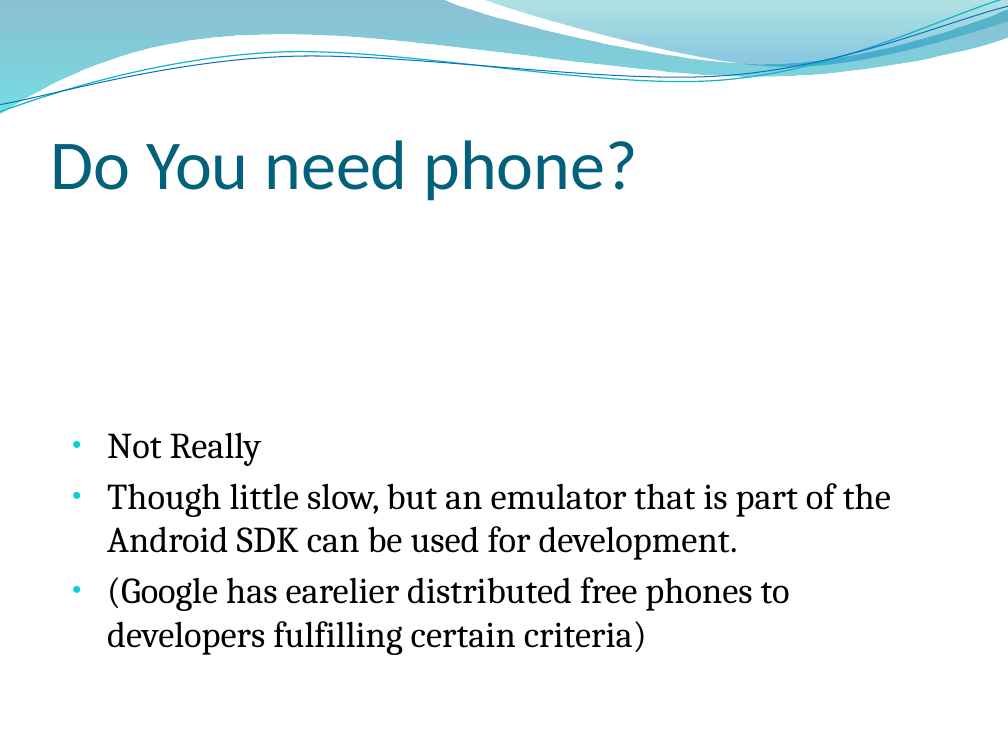
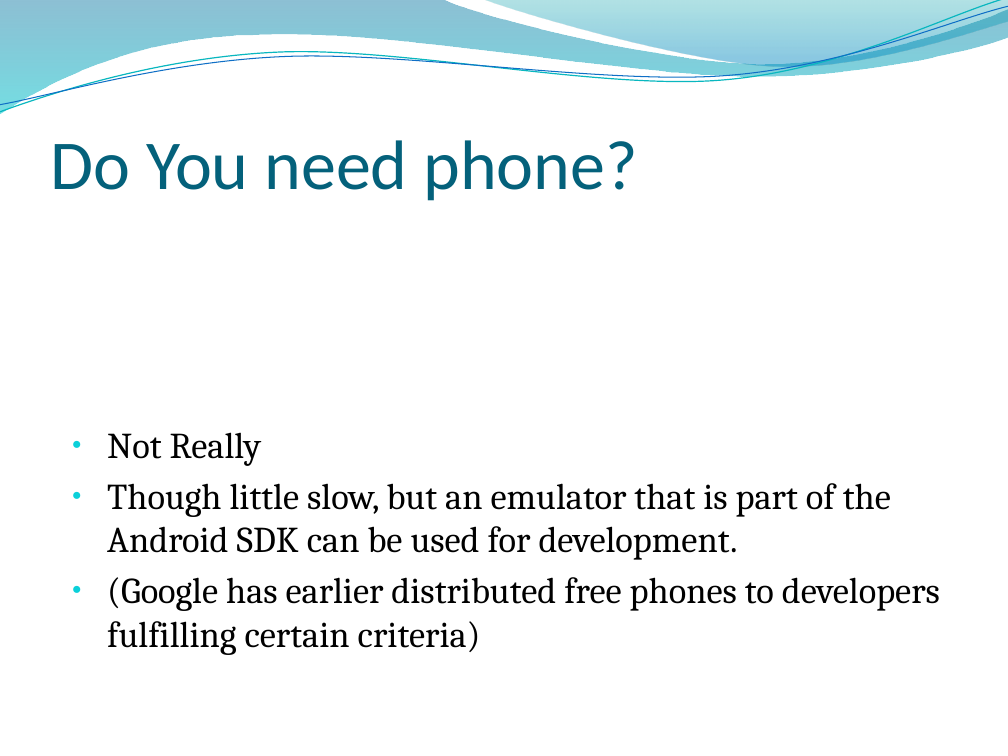
Before and after one commit to melbjvm/android101, a slide deck: slide 10 of Android 101.pptx (slide 9 before the commit). Drawn at 1008x756 pixels with LibreOffice and Linux fonts; fonts in the diff are those of the drawing. Boxes give left, top, right and bottom in pixels: in the first picture for what was removed or moved away, otherwise in the second. Text is boxed around its words. In the diff, an @@ line names an element or a change of style, - is before the commit and + after.

```diff
--- a/Android 101.pptx
+++ b/Android 101.pptx
@@ text at bbox=[107, 577, 940, 655]: text changed @@
-● (Google has earelier distributed free phones to developers fulfilling certain criteria)
+● (Google has earlier distributed free phones to developers fulfilling certain criteria)
```
Also in this commit, not shown: 14 other slides changed, 13 slides added, 8 slides removed.
